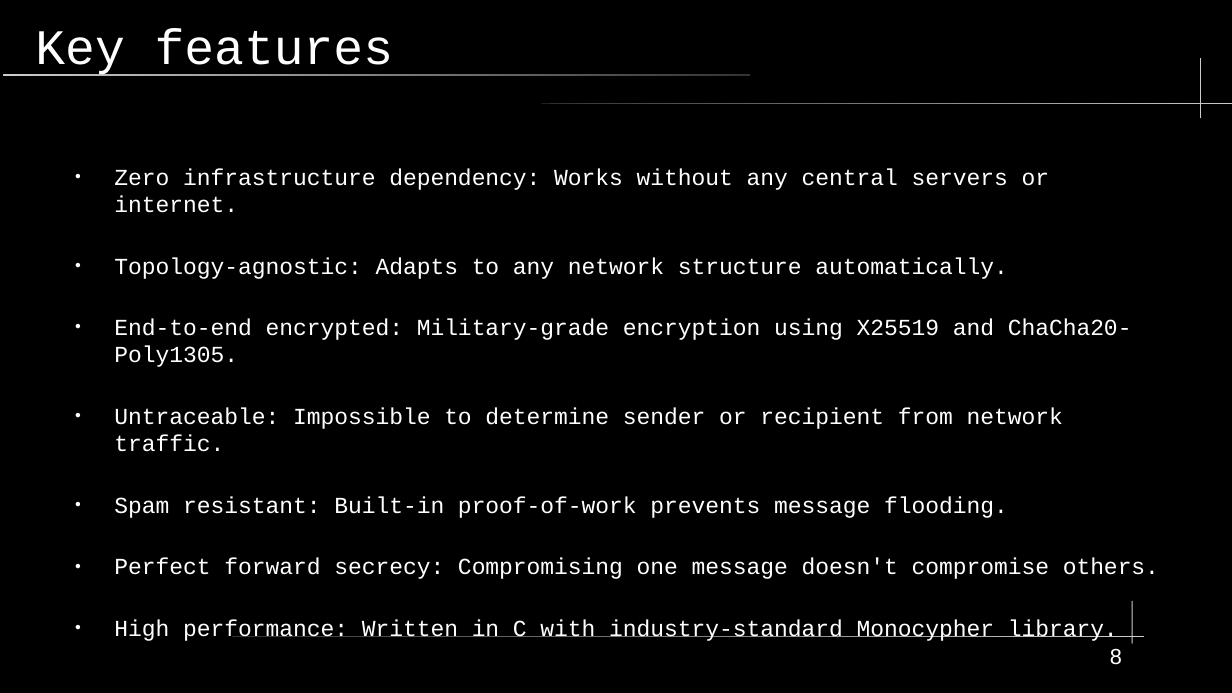
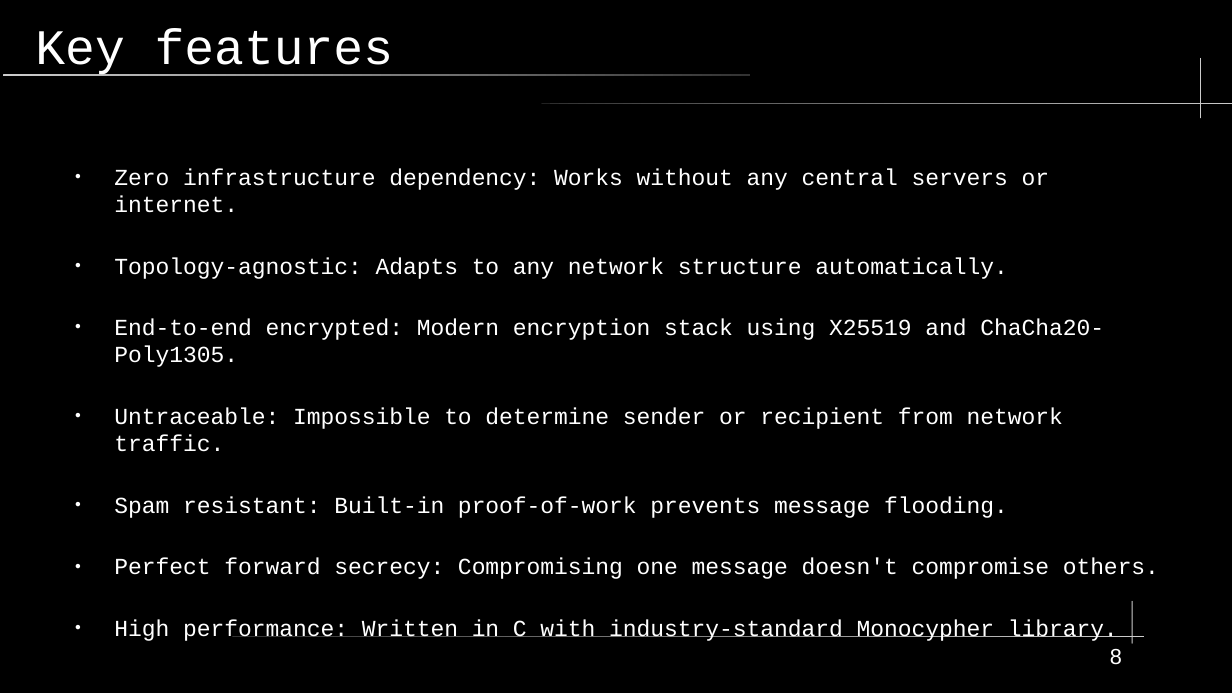
Before and after one commit to shinymonitor/hackyeah, a slide deck: slide 8 of presentation.odp. Drawn at 1232x693 pixels with LibreOffice and Linux fonts; fonts in the diff are those of the drawing. Boxes give left, top, right and bottom in pixels: in the first picture for what was removed or moved away, otherwise in the second. Text is boxed around its words. In the diff, an @@ line names an element or a change of style, - is before the commit and + after.

```diff
--- a/presentation.odp
+++ b/presentation.odp
@@ text at bbox=[114, 318, 1104, 367]: text changed @@
-● End-to-end encrypted: Military-grade encryption using X25519 and ChaCha20-Poly1305.
+● End-to-end encrypted: Modern encryption stack using X25519 and ChaCha20-Poly1305.
```
Also in this commit, not shown: 5 other slides changed, 11 other files.
